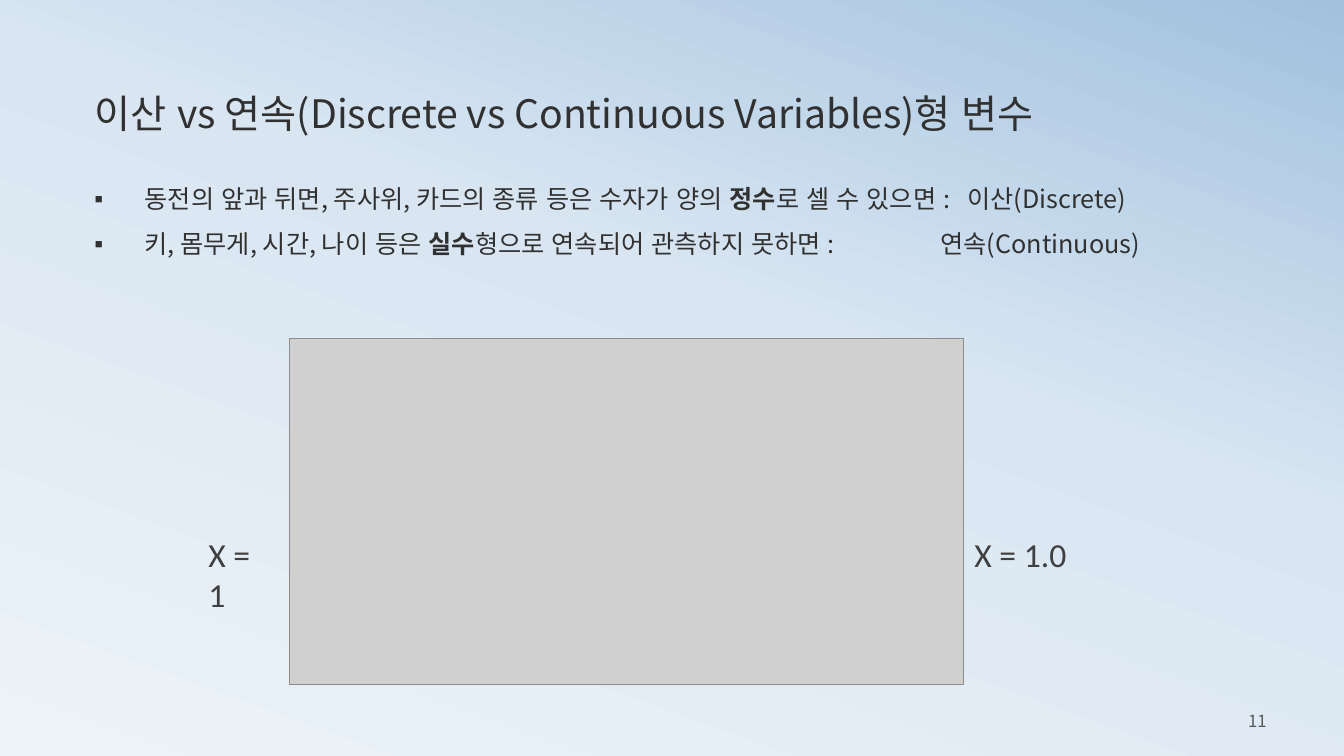
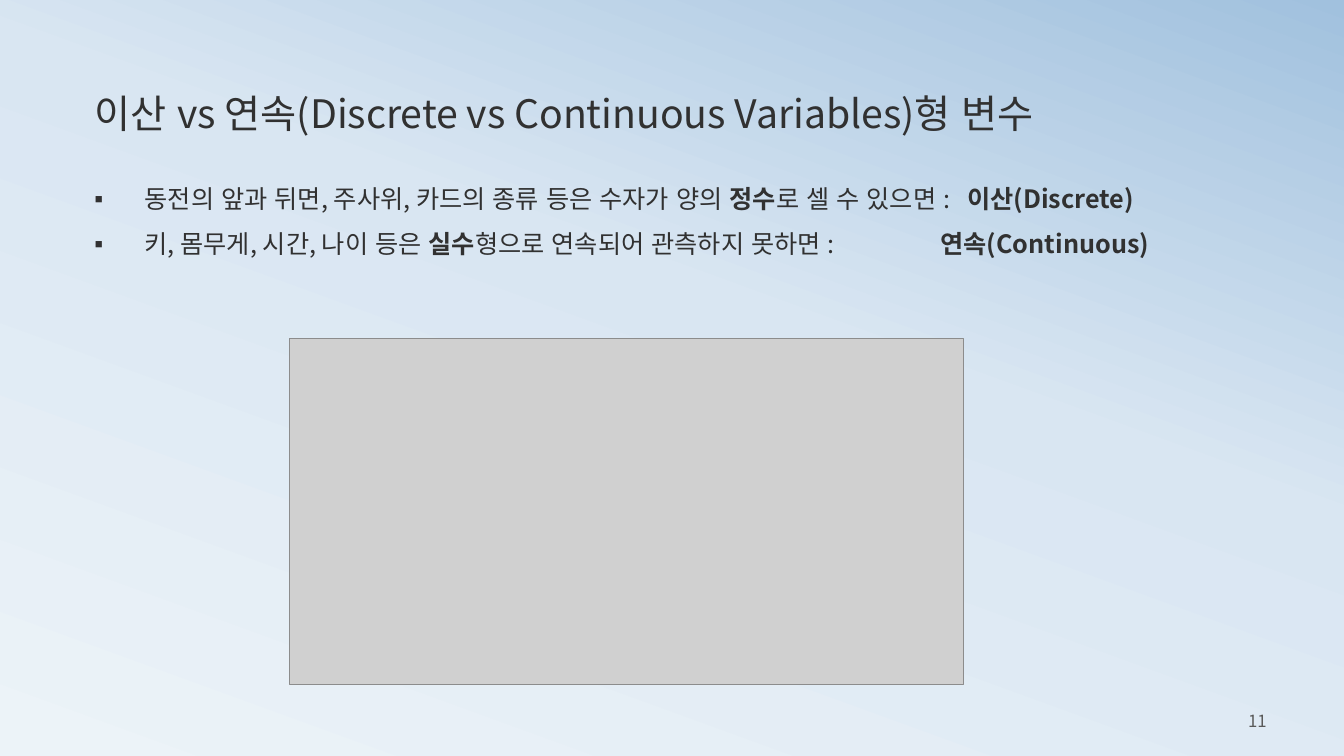
Before and after one commit to ancestor9/mathematics-for-machine-learning, a slide deck: slide 11 of 3_probability theory for machine learning.pptx. Drawn at 1344x756 pixels with LibreOffice and Linux fonts; fonts in the diff are those of the drawing; grey boxes stand for pictures. Boxes give left, top, right and bottom in pixels: in the first picture for what was removed or moved away, otherwise in the second. Text is boxed around its words. In the diff, an @@ line names an element or a change of style, - is before the commit and + after.

```diff
--- a/3_probability theory for machine learning.pptx
+++ b/3_probability theory for machine learning.pptx
@@ text "동전의 앞과 뒤면, 주사위, 카드의 ..." at (x1=145, y1=187, x2=1149, y2=258): bold on in "이산(Discrete)", "연속(Continuous)" @@
@@ text removed at (x1=208, y1=545, x2=225, y2=607) @@
-X = 1
@@ text removed at (x1=974, y1=545, x2=1067, y2=567) @@
-X = 1.0
```
Also in this commit, not shown: 4 other slides changed, 2 slides added, 1 slide removed.
